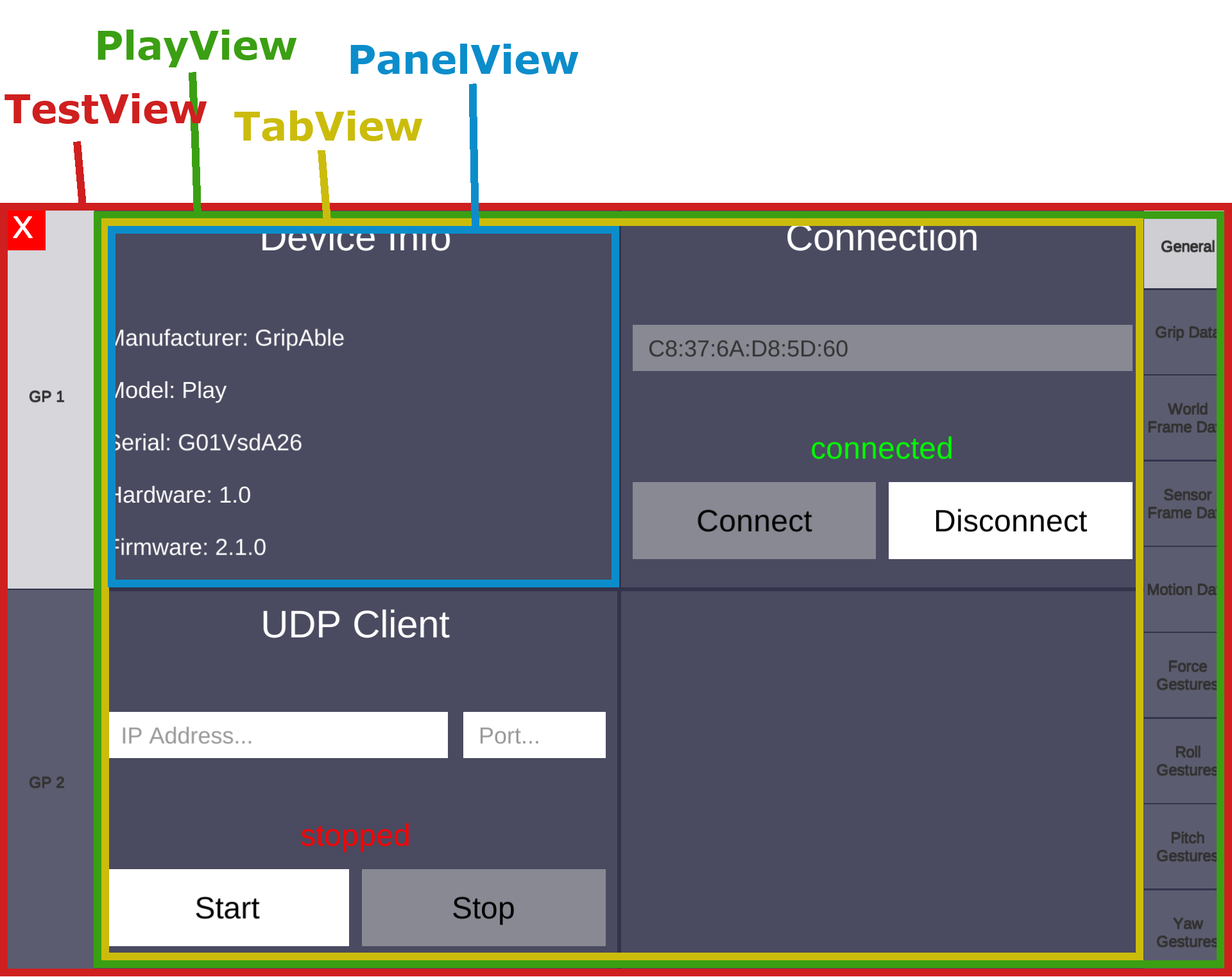
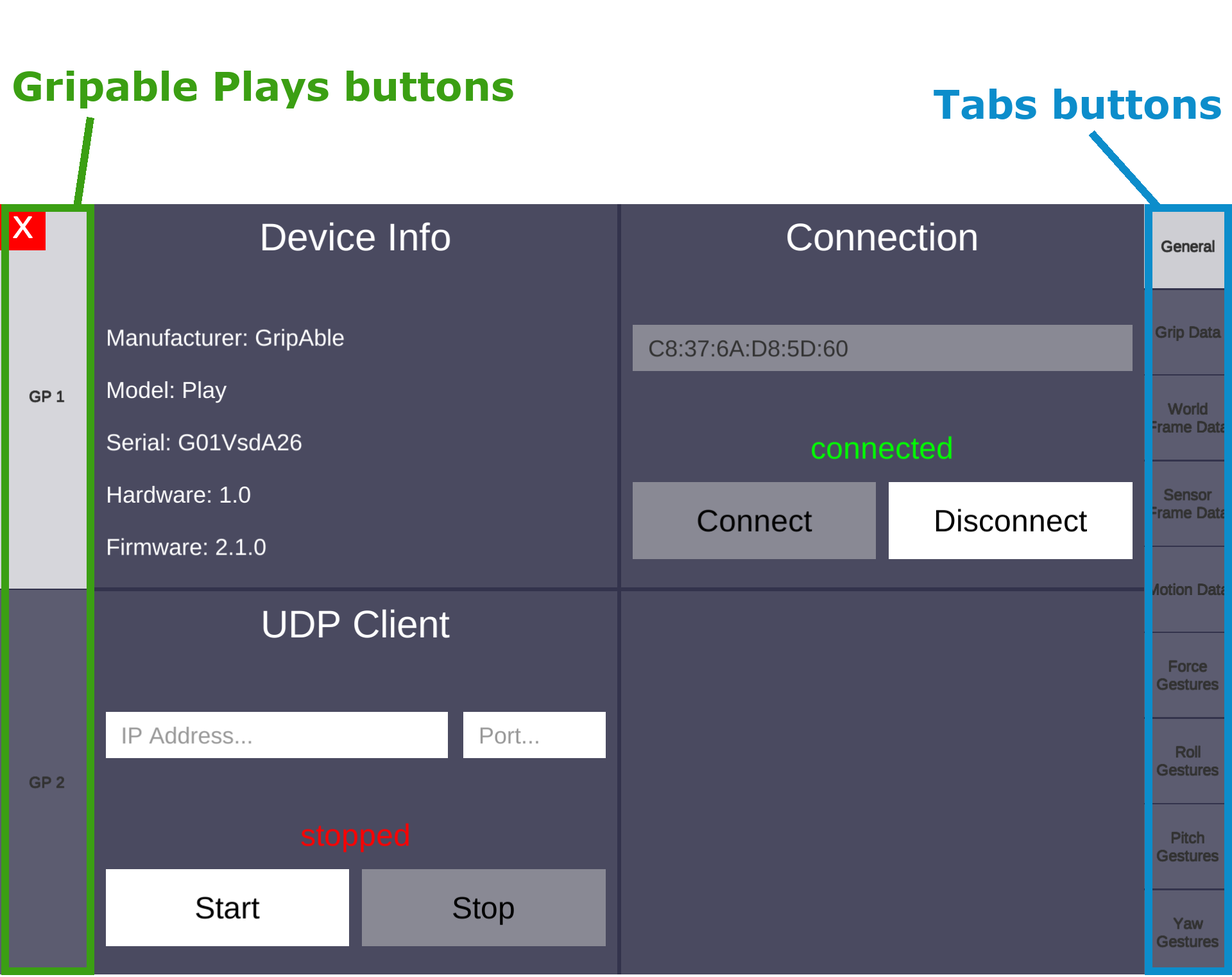
Comparing the layer stacks of the two w=1232, h=977 images. Changes:
hid "PanelView" over bbox(350, 43, 579, 75)
hid "TabView" over bbox(234, 110, 423, 142)
hid "PlayView" over bbox(97, 29, 298, 68)
hid "TestView" over bbox(4, 93, 208, 124)
hid "PanelViewSelection" over bbox(107, 83, 620, 588)
hid "TabViewSelection" over bbox(101, 150, 1144, 961)
hid "PlayViewSelection" over bbox(93, 71, 1225, 968)
hid "TestViewSelection" over bbox(0, 141, 1232, 977)
added layer "Gripable Plays buttons" above "Tabs buttons" over bbox(13, 70, 514, 109)
added layer "Tabs buttons" above "TabsBtnsSelection" over bbox(933, 88, 1222, 120)
added layer "TabsBtnsSelection" above "PlaysBtnsSelection" over bbox(1088, 130, 1232, 975)
added layer "PlaysBtnsSelection" above "Screenshot_2019-04-25-14-59-04.png" over bbox(1, 116, 95, 975)
